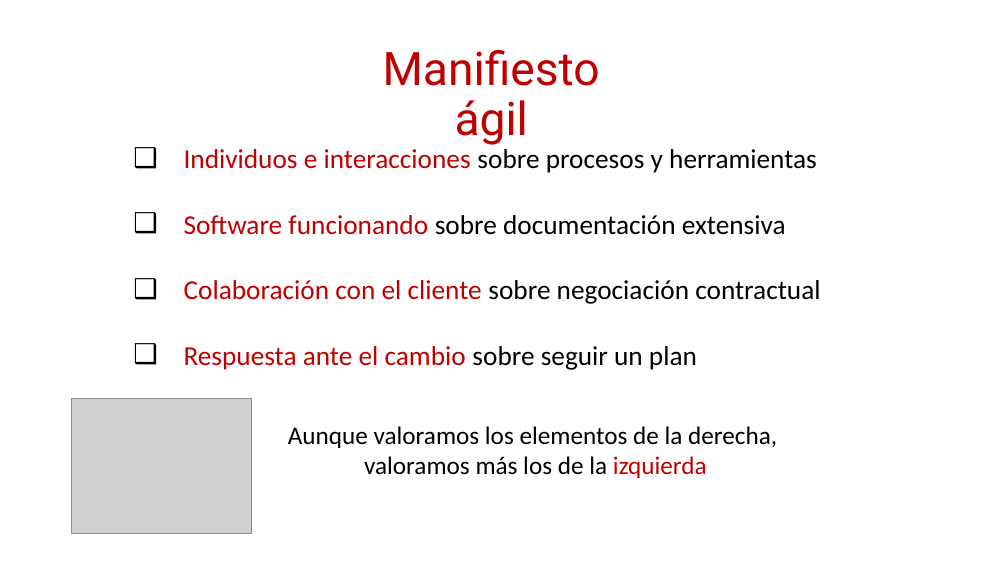
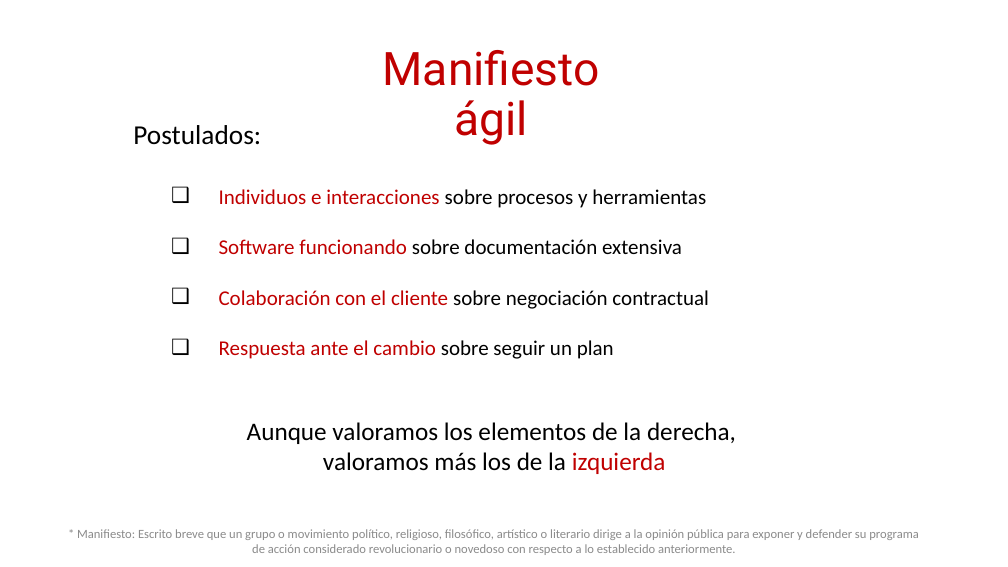
Before and after one commit to daniiel/cursos, a slide deck: slide 6 of Scrum/Metodologías Agiles.pptx (slide 7 before the commit). Drawn at 1008x567 pixels with LibreOffice and Linux fonts; fonts in the diff are those of the drawing; grey boxes stand for pictures. Boxes give left, top, right and bottom in pixels: in the first picture for what was removed or moved away, otherwise in the second. Text is boxed around its words. In the diff, an @@ line names an element or a change of style, - is before the commit and + after.

```diff
--- a/Scrum/Metodologías Agiles.pptx
+++ b/Scrum/Metodologías Agiles.pptx
@@ text "Postulados:": place and size @@
-text "Postulados:" at [184,149,820,370]
+text "Postulados:" at [133,125,709,359]
@@ text at [133,125,261,145]: paragraph added @@
+Postulados:
@@ text at [219,189,709,359]: size 26 to 20 pt; list level 1 to 2 in "Individuos e interacciones sobre procesos ..."; list level 1 to 2 in "Software funcionando sobre documentación extensiva"; list level 1 to 2 in "Colaboración con el cliente sobre ..."; list level 1 to 2 in "Respuesta ante el cambio sobre ..." @@
@@ text "Aunque valoramos los elementos de ...": place and size @@
-text "Aunque valoramos los elementos de ..." at [288,426,777,478]
+text "Aunque valoramos los elementos de ..." at [247,422,736,474]
@@ picture removed at [72,399,251,533] @@
@@ text added at [77,529,919,555], 12 pt, text #8C8C8C @@
+* Manifiesto: Escrito breve que un grupo o movimiento político, religioso, filosófico, artístico o literario dirige a la opinión pública para exponer y defender su programa de acción considerado revolucionario o novedoso con respecto a lo establecido anteriormente.
```
Also in this commit, not shown: 13 other slides changed, 1 slide added, 5 slides removed, 1 other file.
